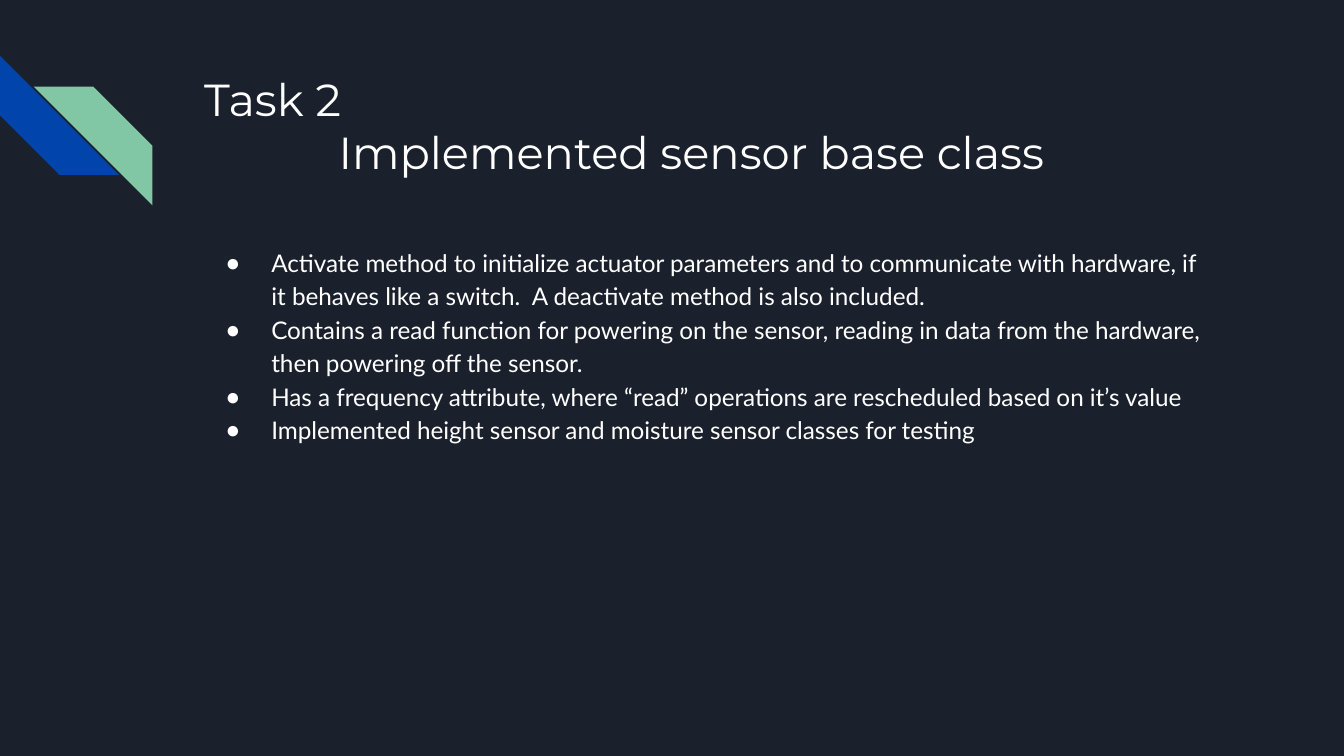
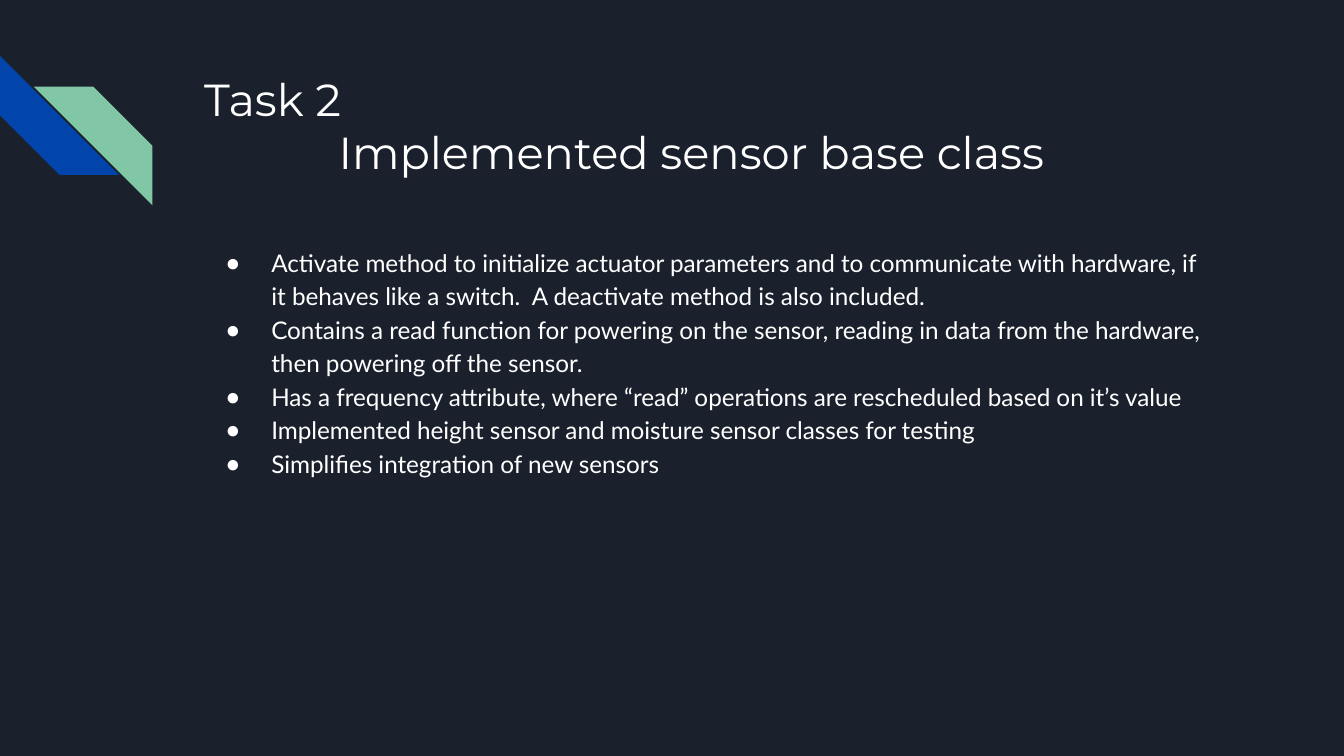
Before and after one commit to killsap/automated-multi-cycle-farming-in-space-website, a slide deck: slide 4 of docs/Milestone2Presentation.pptx. Drawn at 1344x756 pixels with LibreOffice and Linux fonts; fonts in the diff are those of the drawing. Boxes give left, top, right and bottom in pixels: in the first picture for what was removed or moved away, otherwise in the second. Text is boxed around its words. In the diff, an @@ line names an element or a change of style, - is before the commit and + after.

```diff
--- a/docs/Milestone2Presentation.pptx
+++ b/docs/Milestone2Presentation.pptx
@@ text at box(271, 455, 659, 478): paragraph added @@
+● Simplifies integration of new sensors
```
Also in this commit, not shown: 9 other slides changed, 4 slides added, 2 slides removed.
